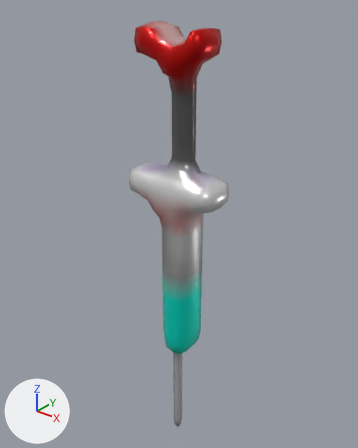
An edit to the glTF model glb/smooth/2001-3000/2243.glb, drawn before and after from the same camera.
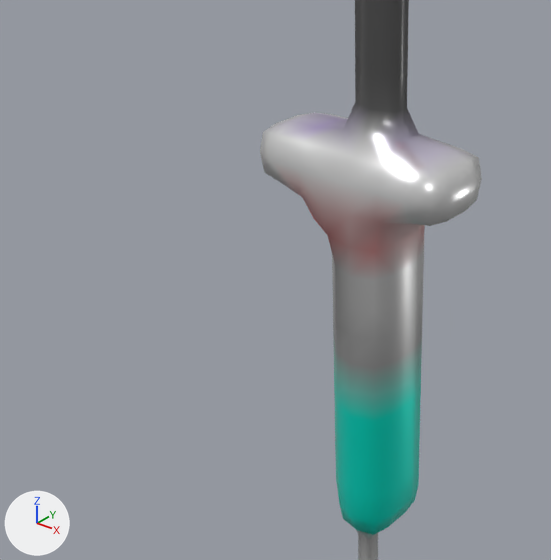
The first picture shows the older version from a camera (50 mm lens) standing at (0.957, -1.189, 1.7) and looking at (-0.034, 0.05, 0.932). The close-ups show both versions on the part from 3% to 73% of the width and 25% to 82% of the height of that picture; other places that the commit changed are outside them. The lights are fixed; the arrows at lower left show +X, +Y and +Z. Vertices at the same position are counted once.

The older version as bpy lines, for what is in view:
```python
me_mesh_0 = bpy.data.meshes.new('Mesh_0')
me_mesh_0.from_pydata(...)  # 324 vertices, 644 faces; spans x -0.17..0.17, y -0.08..0.08, z 0.02..1.6
me_mesh_0.materials.append(mat_material_0)
ob_mesh_0 = bpy.data.objects.new('Mesh_0', me_mesh_0)
ob_mesh_0.location = (0.0, 0.0, 0.0)
```
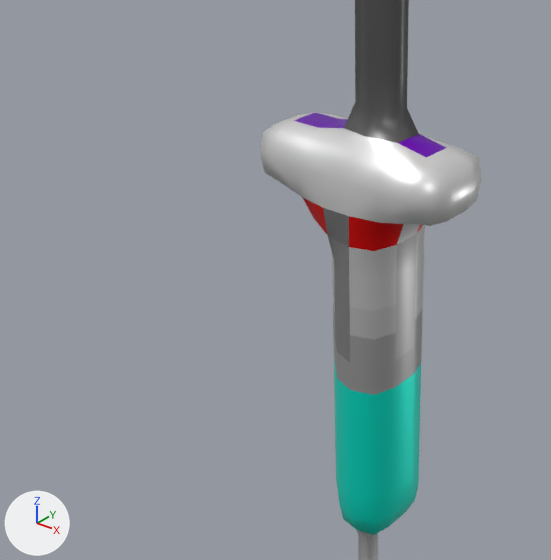
Location of each change, (x1, y1, x2, y2) in pixels of the close-ups (551 x 560 px):
part 1 of me_mesh_0, cut back: (334, 264, 421, 497) in both
part 2 of me_mesh_0, recoloured: (268, 106, 471, 538) in both

The edits, one by one:
me_mesh_0 is used by ob_mesh_0; location (0.0, 0.0, 0.0).
me_mesh_0 had 324 vertices, 644 faces and spanned x -0.17..0.17, y -0.08..0.08, z 0.02..1.6.
me_mesh_0 now has 310 vertices, 608 faces and spans x -0.17..0.17, y -0.08..0.08, z 0.02..1.6.
Part 1, on me_mesh_0:
14 vertices are removed from x -0.06..0.08, y -0.08..0.08, z 0.7..0.85.
70 faces are deleted.
34 new faces join them.
me_mesh_0 part 2: 302 kept faces spanning x -0.16..0.16, y -0.08..0.08, z 0.4..1.6 get new vertex colours.
